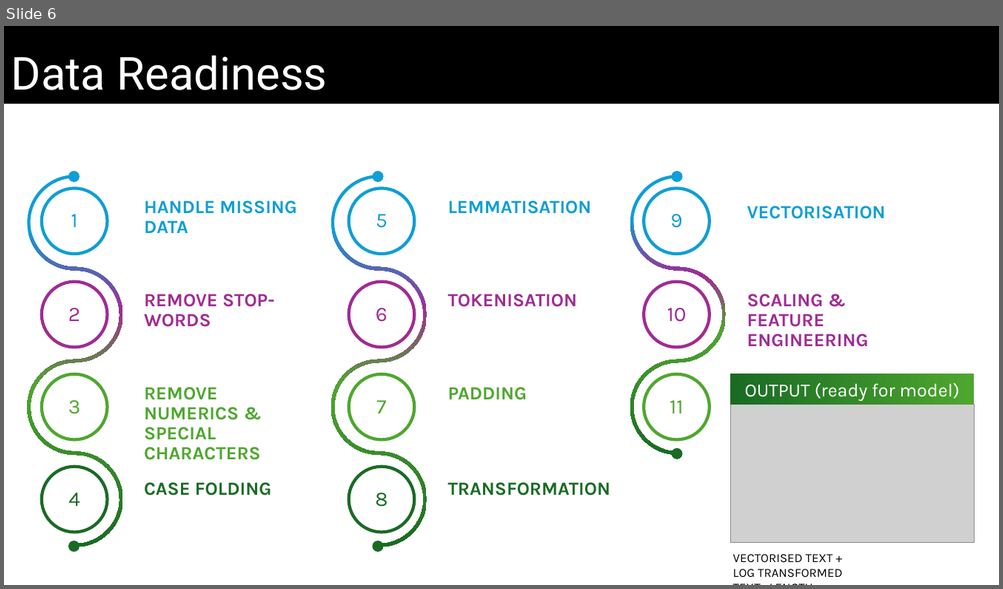
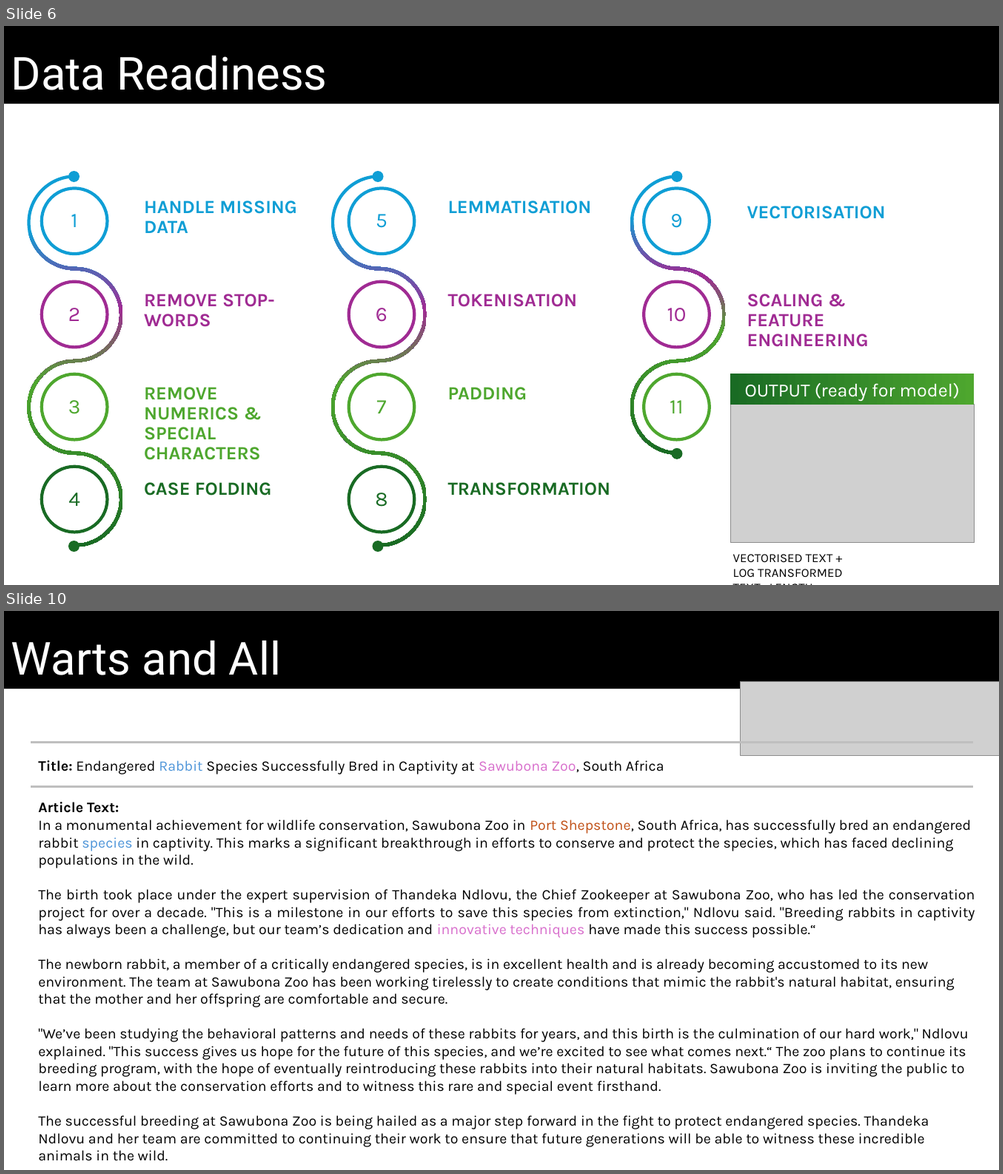
Before and after one commit to Whereiswendy/Fake-News-Predictor, a slide deck: DRAFT_Slides_v0.2_ww.pptx. Shown one above the other, each under a label of ours: slide 6 before the commit, slides 6 and 10 after it; the slides between them are not shown. The pictures are 1003x589 and 1003x1174 pixels, drawn with LibreOffice and Linux fonts; fonts in the diff are those of the drawing; grey boxes stand for pictures. Boxes give left, top, right and bottom in pixels: in the first picture for what was removed or moved away, otherwise in the second. Text is boxed around its words. In the diff, an @@ line names an element or a change of style, - is before the commit and + after.

```diff
--- a/DRAFT_Slides_v0.2_ww.pptx
+++ b/DRAFT_Slides_v0.2_ww.pptx
@@ slide 10 added at (4,611,999,1170), background #FFFFFF @@
@@ rectangle added at (4,611,999,689), fill #000000, 44 pt, text #FFFFFF @@
+Warts and All
@@ picture added at (740,682,999,756) @@
@@ line added from (31, 742) to (973, 742), #BFBFBF 2.25 pt @@
@@ text added at (38,760,664,775), 14 pt, text #000000 @@
+Title: Endangered Rabbit Species Successfully Bred in Captivity at Sawubona Zoo, South Africa
@@ line added from (31, 786) to (973, 786), #BFBFBF 2.25 pt @@
@@ text added at (38,802,975,1162), 14 pt, text #000000 @@
+Article Text:
+In a monumental achievement for wildlife conservation, Sawubona Zoo in Port Shepstone, South Africa, has successfully bred an endangered rabbit species in captivity. This marks a significant breakthrough in efforts to conserve and protect the species, which has faced declining populations in the wild.
+The birth took place under the expert supervision of Thandeka Ndlovu, the Chief Zookeeper at Sawubona Zoo, who has led the conservation project for over a decade. "This is a milestone in our efforts to save this species from extinction," Ndlovu said. "Breeding rabbits in captivity has always been a challenge, but our team’s dedication and innovative techniques have made this success possible.“
+The newborn rabbit, a member of a critically endangered species, is in excellent health and is already becoming accustomed to its new environment. The team at Sawubona Zoo has been working tirelessly to create conditions that mimic the rabbit's natural habitat, ensuring that the mother and her offspring are comfortable and secure.
+"We’ve been studying the behavioral patterns and needs of these rabbits for years, and this birth is the culmination of our hard work," Ndlovu explained. "This success gives us hope for the future of this species, and we’re excited to see what comes next.“ The zoo plans to continue its breeding program, with the hope of eventually reintroducing these rabbits into their natural habitats. Sawubona Zoo is inviting the public to learn more about the conservation efforts and to witness this rare and special event firsthand.
+The successful breeding at Sawubona Zoo is being hailed as a major step forward in the fight to protect endangered species. Thandeka Ndlovu and her team are committed to continuing their work to ensure that future generations will be able to witness these incredible animals in the wild.
```
Also in this commit, not shown: 4 slides changed, 1 other slide added, 2 slides removed, 1 other file.
